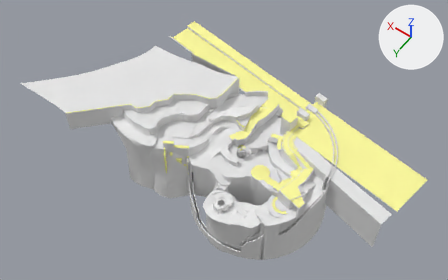
An edit to the FBX model Assets/Mesh/observatoryv2.fbx, drawn before and after from the same camera.
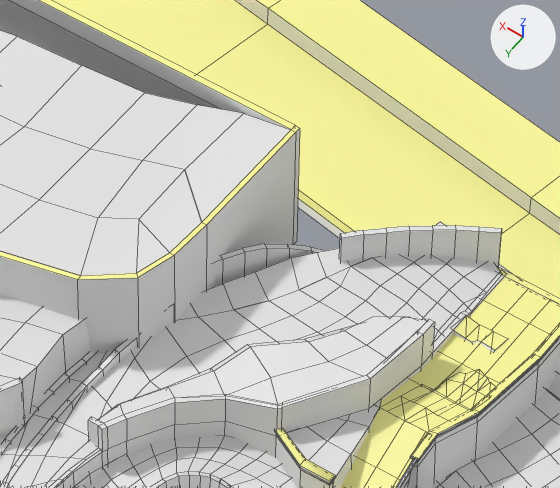
The first picture shows the older version from a 50 mm camera at (-12.16, 15.96, 25.24) aimed at (-0.09, -0.94, -1.32). The close-ups show both versions on the part from 44% to 62% of the width and 21% to 46% of the height of that picture; other places that the commit changed are outside them. Lighting does not change. The marker at upper right points along +X, +Y and +Z. The close-ups show mesh edges as thin lines. Where no turn or scale is listed for an object, it has been applied to the vertices. Vertices at the same position are counted once.

Names of what the first close-up shows: 'OB_Ground_Ruins_01', 'OB_Ground_Terrain_01', 'OB_Ground_Terrain_02', 'OB_Ground_Terrain_04', 'OB_OOB_Pool_Plane_01', 'OB_OOB_Terrain_Top', 'OB_Optional_02_OFF_Terrain', 'OB_Ruins_ForceFieldWall_1', 'OB_Ruins_ForceFieldWall_2', 'OB_Wall_Ruins_Boundary_1', 'OB_Wall_Ruins_Boundary_2', 'OB_Wall_Ruins_Boundary_5'.
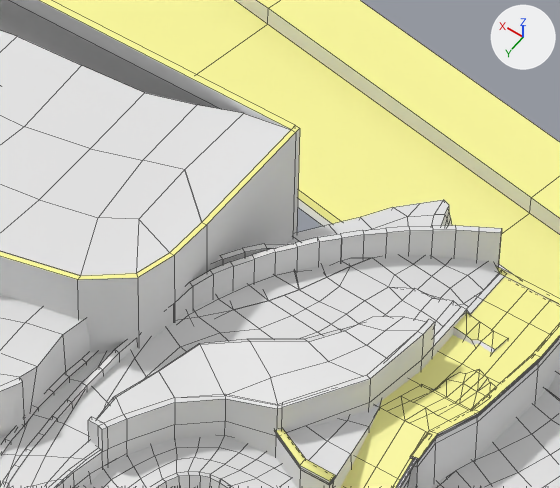
Where the change shows, as pixel boxes [x1, y1, x2, y2] in the close-ups (560 x 488 px):
'OB_Ground_Terrain_01', reshaped
    before: [0, 256, 501, 488]
    after: [0, 256, 499, 488]
'OB_Optional_02_ON_Terrain', added
    after: [177, 200, 451, 320]
'OB_Ruins_ForceFieldWall_1.001', added
    after: [178, 234, 342, 318]
part 1 of me_plane_012, built on
    before: [281, 312, 470, 433]
    after: [281, 307, 470, 433]
part 2 of me_plane_008, built on
    before: [0, 256, 501, 423]
    after: [0, 256, 499, 423]
'OB_Optional_02_OFF_Terrain', unchanged, covered by the edit
    before: [177, 248, 368, 320]
    after: [196, 263, 337, 317]

What the commit changed:
me_plane_008 is used by ob_ob_ground_terrain_01; location (1.367, 0.808, 0.569).
me_plane_008 had 460 vertices, 431 faces and spanned x -2.72..3.27, y -4.12..2.34, z -3.71..0.64.
me_plane_008 now has 478 vertices, 450 faces and spans x -2.72..3.27, y -4.12..2.34, z -3.71..0.64.
Part 2, on me_plane_008:
3 vertices are removed from x -2.59..-0.15, y -3.55..-0.46, z 0.21..0.54.
17 faces are deleted.
3 vertices in x -1.69..-1.62, y -2.22..-2.18, z 0.29..0.5 move by (0.04, -0.04, -0.01).
47 vertices move from x -2.68..0.21, y -4.09..-0.37, z 0.14..0.58 to x -2.64..0.13, y -4.07..-0.35, z 0.15..0.59.
21 vertices are added at x -2.64..-1.51, y -3.61..-2.78, z 0.19..0.58.
36 new faces join them.
me_plane_012 has 232 vertices, 194 faces and spans x -1.74..0.66, y -3.28..0.98, z -0.27..1.12.
me_plane_012 is used by ob_ob_wall_ruins_boundary_2; location (-0.233, -0.044, 0.032).
Verts and faces of me_plane_012; kept vertices keep their numbers, new ones are numbered from 232.
Before the commit, vertices of me_plane_012: 28 (-1.04, -3.26, 0.73) at pixel (501, 269), 37 (-0.99, -1.55, 0.74) at pixel (368, 408), 38 (-1.09, -2.1, 0.77) at pixel (421, 365), 40 (-1.04, -2.25, 0.77), 41 (-1.09, -2.25, 0.77) at pixel (432, 352).
Before the commit, vertices of me_plane_012: 206 (-1.09, -2.76, 0.73) at pixel (470, 314), 207 (-1.04, -2.76, 0.73) at pixel (464, 311), 209 (-1.09, -2.7, 0.77) at pixel (466, 315), 210 (-1.04, -2.7, 0.77) at pixel (460, 312).
Part 1, on me_plane_012:
Faces deleted: (206, 207, 210, 209), (40, 41, 209, 210).
Vertices 38, 40, 41, 209 move by (0.0, 0.0, 0.06).
Vertex 37 moves to (-0.99, -1.55, 0.81), pixel (369, 402).
Vertex 210 moves to (-1.04, -2.76, 0.64).
New vertex 232 is at (-1.04, -2.7, 0.83), pixel (461, 306).
New vertex 233 is at (-1.04, -3.2, 0.64).
New vertex 234 is at (-1.04, -2.25, 0.74).
New vertex 235 is at (-1.04, -2.7, 0.74).
New faces: (206, 207, 232, 209), (40, 41, 209, 232), (40, 232, 235, 234), (207, 210, 235, 232), (28, 233, 210, 207) (mat_ruinsterrainwall (white #e7e7e7)).
Mesh me_plane_014 is new.
It has 157 vertices, 126 faces and spans x 0.67..2.65, y -0.78..2.03, z -1.17..0.62.
Mesh me_cylinder_037_1 is new.
It has 54 vertices, 52 faces and spans x 2.58..3.32, y -2.37..-1.17, z -2.3..2.4.
It uses material mat_ruinsterrainwall (white #e7e7e7).
Object 'OB_Optional_02_ON_Terrain' (ob_ob_optional_02_on_terrain) is new; it shows me_plane_014.
Its location is (-2.0, -3.2, 0.282).
Object 'OB_Ruins_ForceFieldWall_1.001' (ob_ob_ruins_forcefieldwall_1_001) is new; it shows me_cylinder_037_1.
Its location is (-2.88, -0.24, -1.251).
